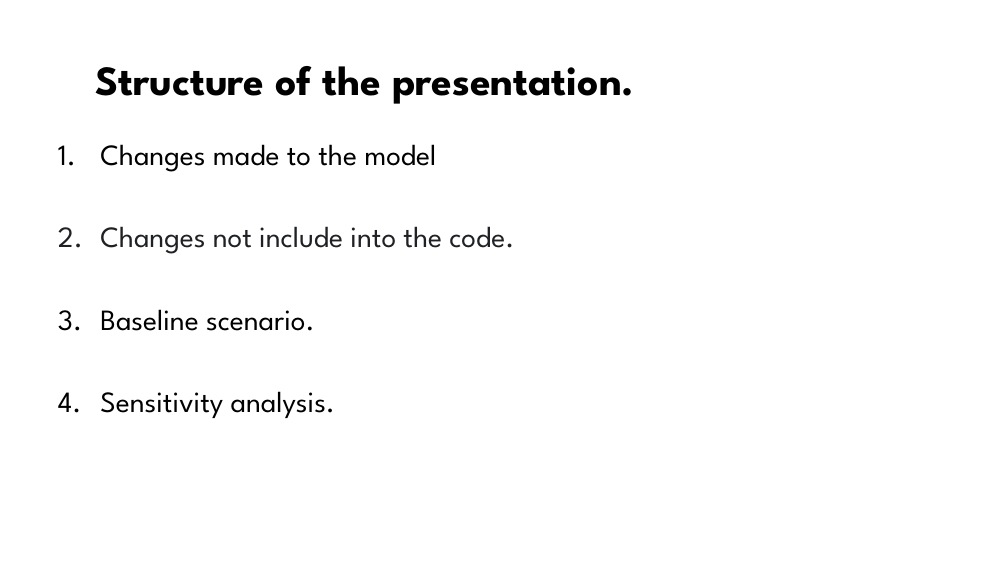
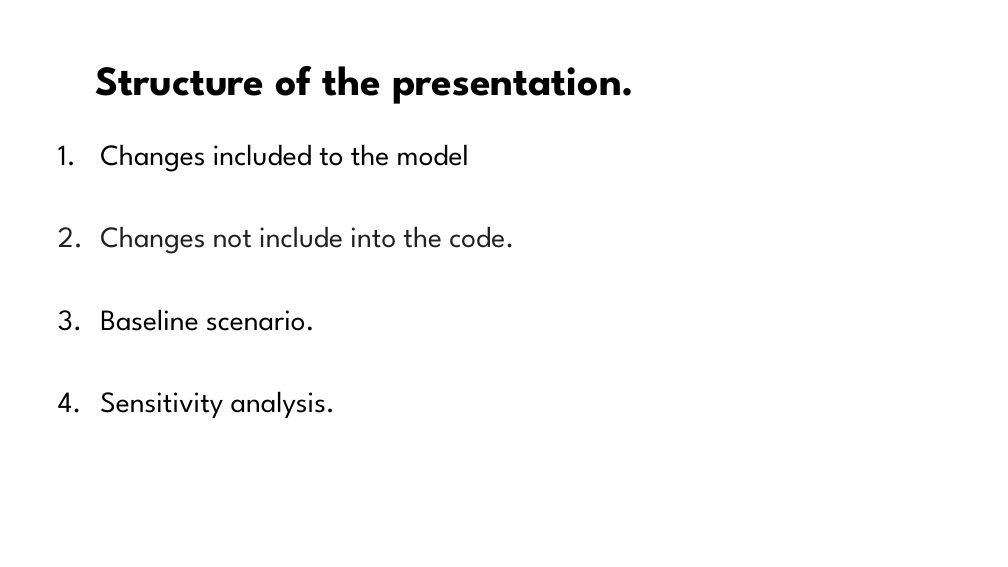
Before and after one commit to jhanandrade/AFD-Project, a slide deck: slide 2 of Documentos/Presentación 15 de Diciembre de 2020.pptx. Drawn at 1008x567 pixels with LibreOffice and Linux fonts; fonts in the diff are those of the drawing; background and template pictures are left out. Boxes give left, top, right and bottom in pixels: in the first picture for what was removed or moved away, otherwise in the second. Text is boxed around its words. In the diff, an @@ line names an element or a change of style, - is before the commit and + after.

```diff
--- a/Documentos/Presentación 15 de Diciembre de 2020.pptx
+++ b/Documentos/Presentación 15 de Diciembre de 2020.pptx
@@ text at [100, 144, 469, 172]: text changed @@
-1. Changes made to the model
+1. Changes included to the model
```
Also in this commit, not shown: 2 other slides changed.
